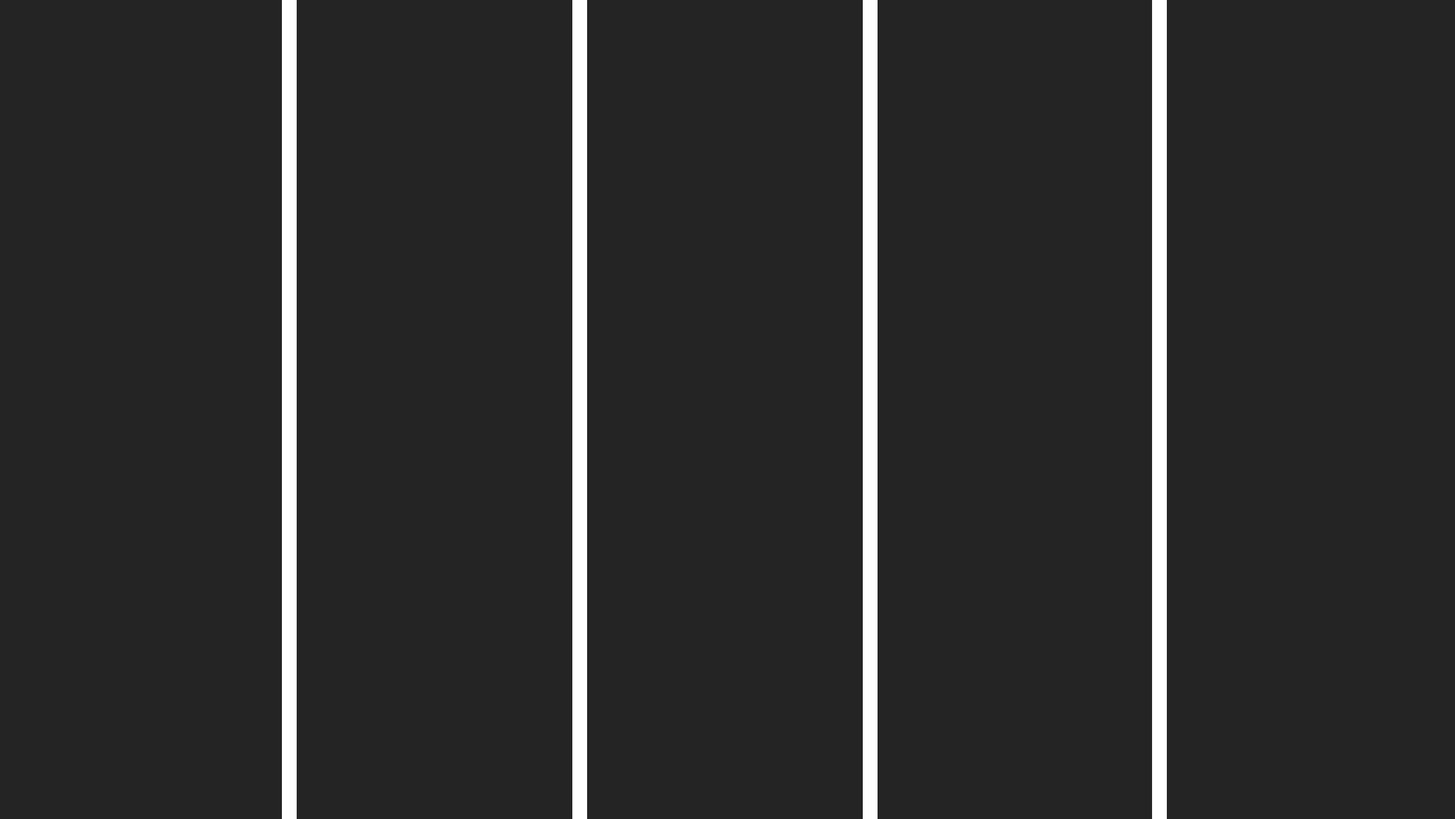
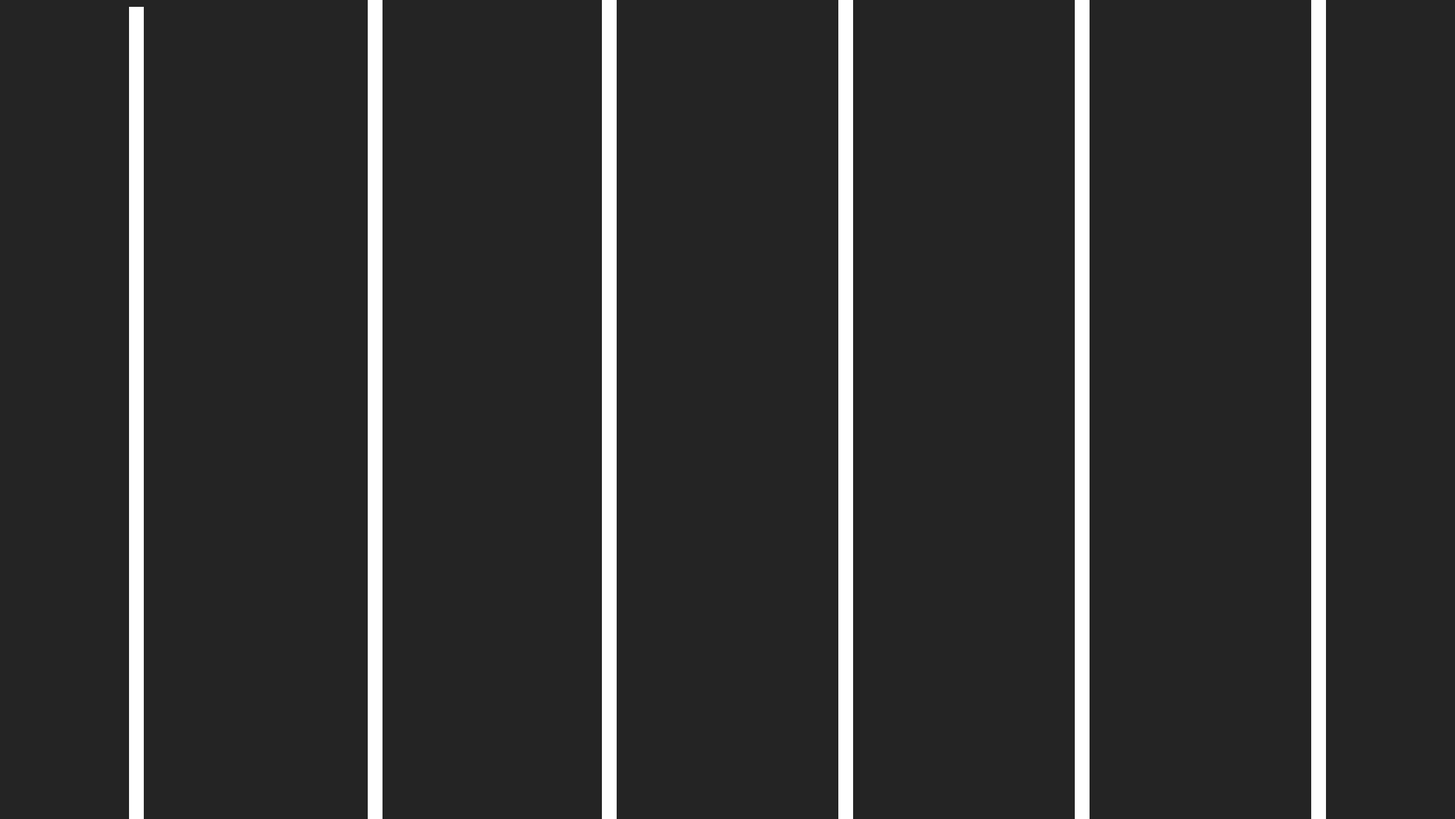
Layered file, before and after one edit (1455x819). Changes by layer:
added layer "Line 1 copy 4" above "Line 1 copy 5" over [129, 6, 144, 819]
added layer "Line 1 copy 5" above "Line 1 copy 8" over [367, 0, 383, 819]
added layer "Line 1 copy 8" above "Line 1 copy 7" over [1311, 0, 1327, 819]
added layer "Line 1 copy 7" above "Line 1 copy 6" over [1075, 0, 1090, 819]
added layer "Line 1 copy 6" above "Line 1" over [838, 0, 854, 819]
added layer "Line 1" (1st of 2) above "Group 1" over [602, 0, 617, 819]
moved "Line 1 copy 3" into group "Group 1" over [1152, 0, 1168, 819]
moved "Line 1 copy 2" into group "Group 1" over [862, 0, 878, 819]
moved "Line 1 copy" into group "Group 1" over [572, 0, 588, 819]
moved "Line 1" (2nd of 2, in "Group 1") into group "Group 1" over [281, 0, 297, 819]
